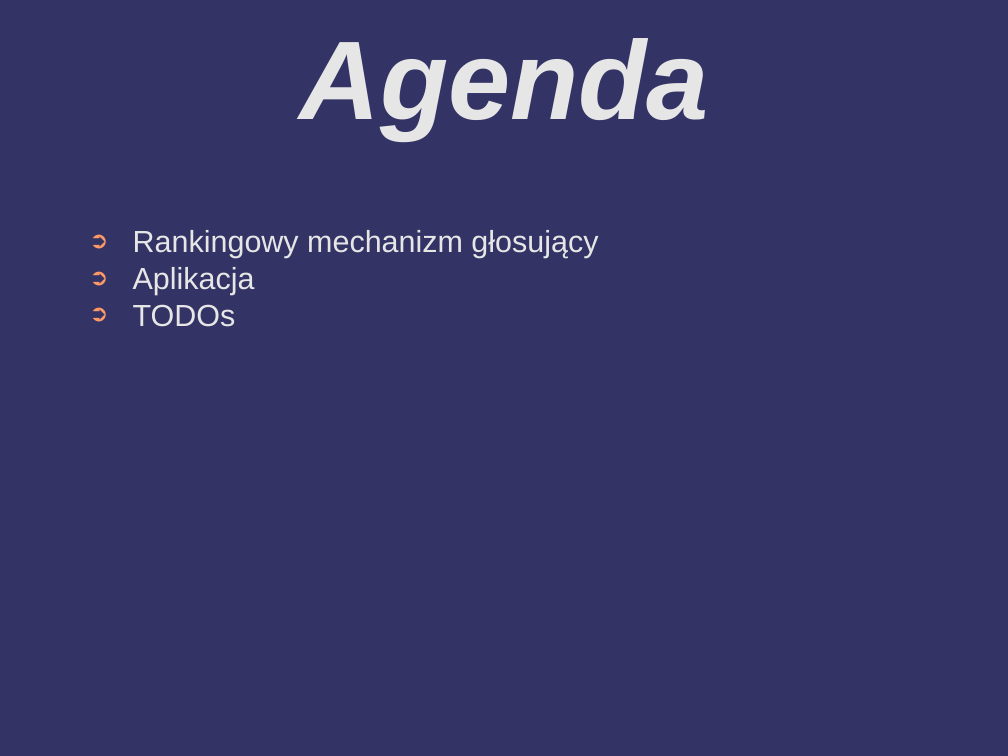
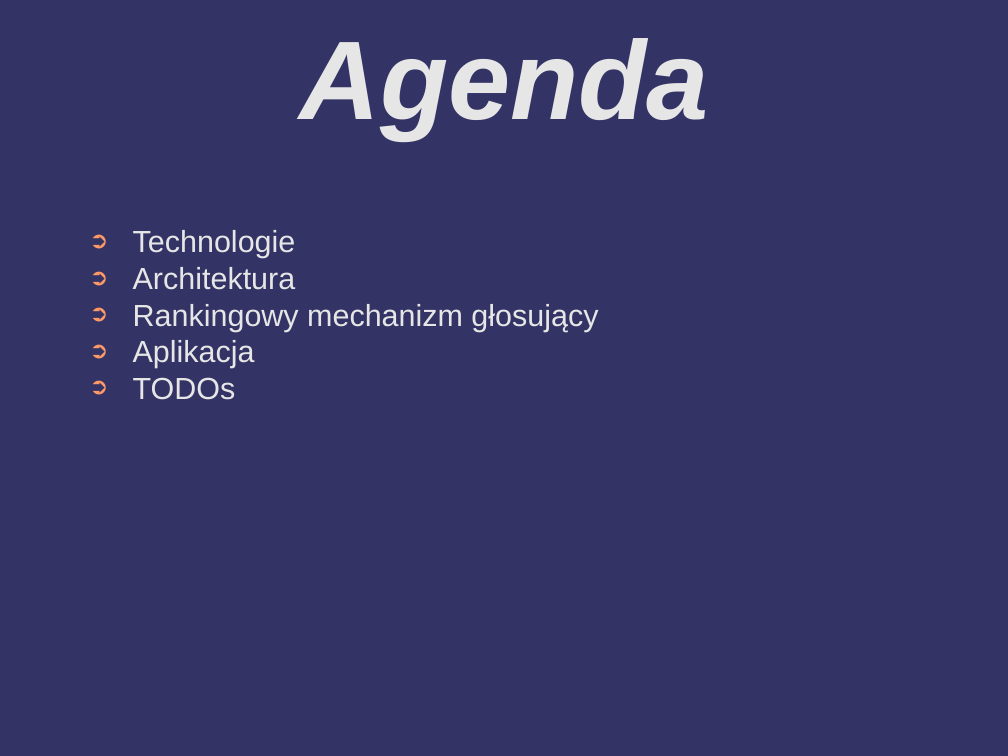
Before and after one commit to barimale/HackNation2025-anomaly-detector, a slide deck: slide 2 of presentation/hackNation2025 - prezentacja - Mateusz Wolnica.odp. Drawn at 1008x756 pixels with LibreOffice and Linux fonts; fonts in the diff are those of the drawing; background and template pictures are left out. Boxes give left, top, right and bottom in pixels: in the first picture for what was removed or moved away, otherwise in the second. Text is boxed around its words. In the diff, an @@ line names an element or a change of style, - is before the commit and + after.

```diff
--- a/presentation/hackNation2025 - prezentacja - Mateusz Wolnica.odp
+++ b/presentation/hackNation2025 - prezentacja - Mateusz Wolnica.odp
@@ text at (133, 230, 296, 290): paragraphs added @@
+➲ Technologie
+➲ Architektura
```
Also in this commit, not shown: 2 other slides changed, 3 slides added, 2 other files.
